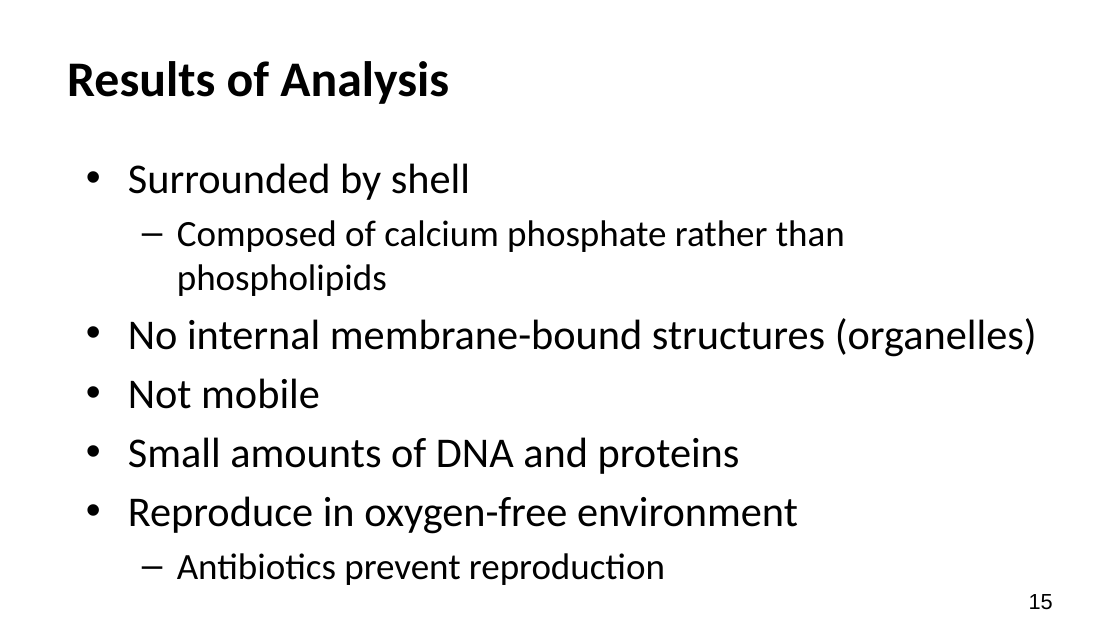
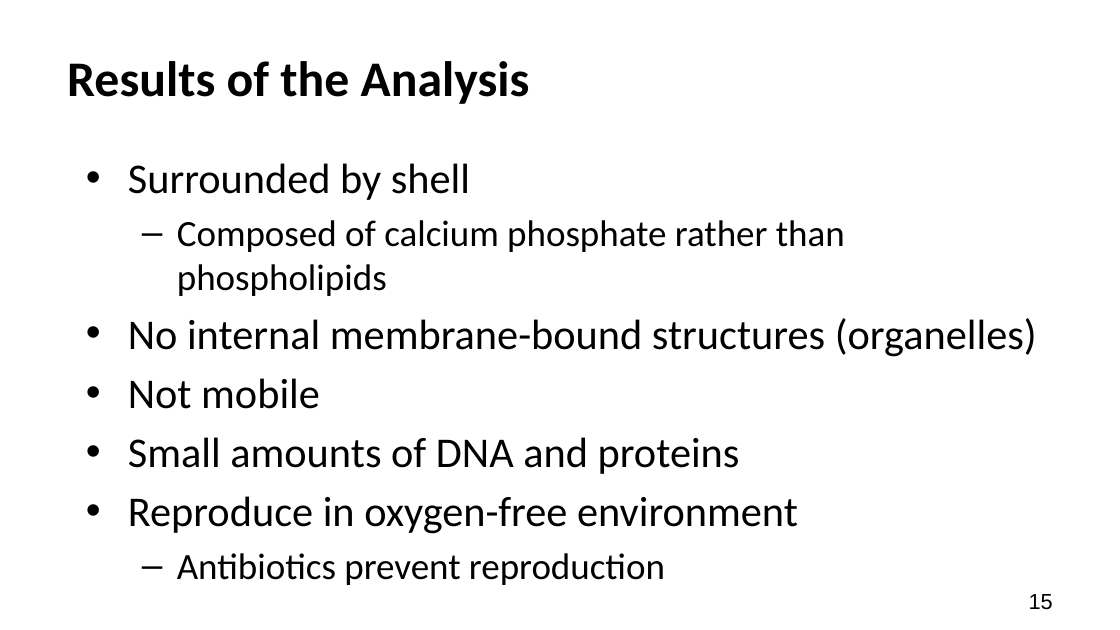
Before and after one commit to adanieljohnson/NTC2024, a slide deck: slide 15 of docs/downloads/Case-What_Is_Life_annotated.pptx. Drawn at 1120x630 pixels with LibreOffice and Linux fonts; fonts in the diff are those of the drawing. Boxes give left, top, right and bottom in pixels: in the first picture for what was removed or moved away, otherwise in the second. Text is boxed around its words. In the diff, an @@ line names an element or a change of style, - is before the commit and + after.

```diff
--- a/docs/downloads/Case-What_Is_Life_annotated.pptx
+++ b/docs/downloads/Case-What_Is_Life_annotated.pptx
@@ title at box(67, 61, 530, 104): text changed @@
-Results of Analysis
+Results of the Analysis
```
Also in this commit, not shown: 19 other slides changed, 1 slide added, 2 other files.
